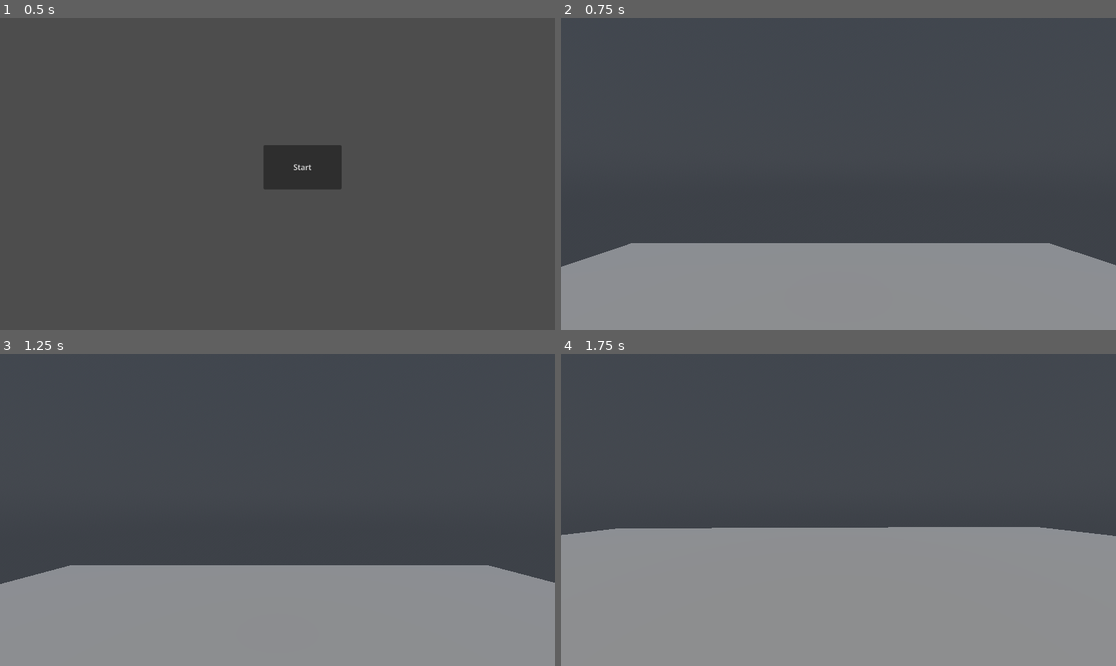
Above: before the commit, frames 1-4 (two rows, left to right).
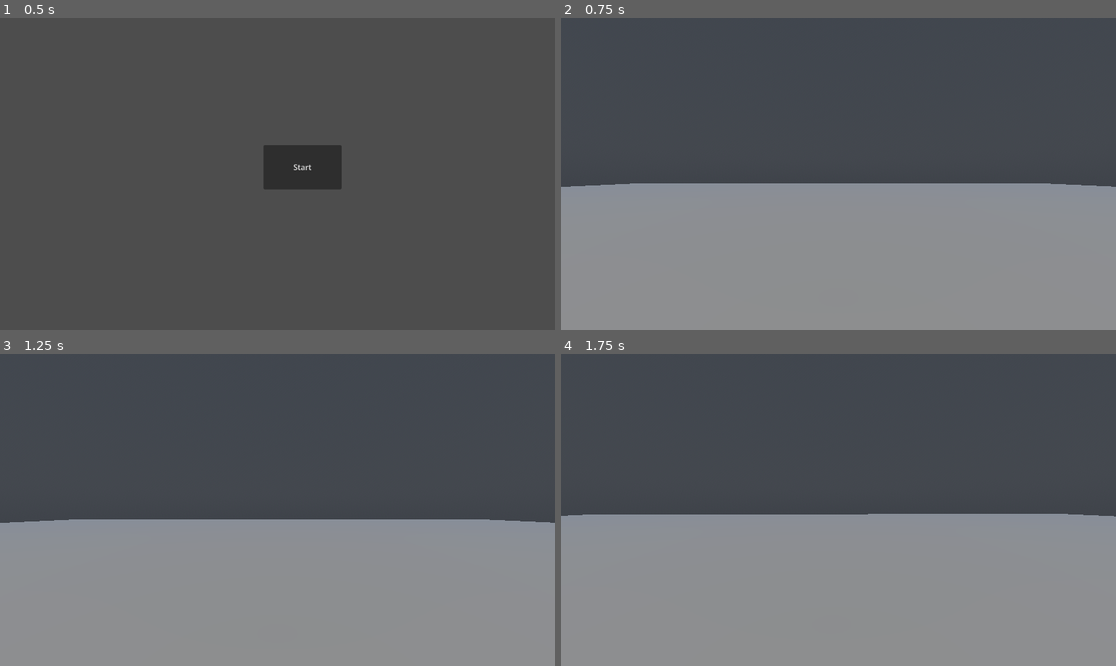
Above: after the commit, the same moments.

Repository: Immagoeat/airshipgame
Game: Godot game, scene res://scenes/mainmenu.tscn
The game is run twice, just before and just after one commit, with the same random seed, the same clock (stepped at 60 frames per second) and the same inputs.
Inputs (mouse positions are in pixels of both pictures, inside the frame that each line leads up to):
- Up to frame 1 (0.5 s): no input
- Up to frame 2 (0.75 s): click "Start" at 0.5 s
- Up to frame 3 (1.25 s): no input
- Up to frame 4 (1.75 s): move the mouse to (866, 510) at 1.27 s; hold W (up) from 1.28 s (still down); hold Shift (shift) from 1.28 s (still down)

Frame 1 is identical in both runs. In frame 2, 20% of the frame differs, in the area x 0-100%, y 53-80%; in frame 3, 15%; in frame 4, 4.6%.

Commit message:
added bobbing

Diff:
--- a/airshipgame/scenes/main.tscn
+++ b/airshipgame/scenes/main.tscn
@@ -4,6 +4,7 @@
 [ext_resource type="Script" uid="uid://gp342a7xwuue" path="res://scripts/filmgrain.gd" id="2_0wfyh"]
 
 [sub_resource type="PhysicsMaterial" id="PhysicsMaterial_o5qli"]
+bounce = 0.1
 
 [sub_resource type="BoxShape3D" id="BoxShape3D_0wfyh"]
 
@@ -19,13 +20,12 @@
 sky = SubResource("Sky_0wfyh")
 ssr_enabled = true
 fog_enabled = true
+fog_density = 0.0409
 fog_sky_affect = 0.196
 volumetric_fog_enabled = true
-volumetric_fog_density = 0.0088
+volumetric_fog_density = 0.1325
 volumetric_fog_anisotropy = 0.01
 volumetric_fog_sky_affect = 0.299
-
-[sub_resource type="CameraAttributesPractical" id="CameraAttributesPractical_o5qli"]
 
 [sub_resource type="CompositorEffect" id="CompositorEffect_0wfyh"]
 resource_local_to_scene = false
@@ -40,26 +40,47 @@
 [sub_resource type="Compositor" id="Compositor_jyhfs"]
 compositor_effects = Array[CompositorEffect]([SubResource("CompositorEffect_0wfyh")])
 
+[sub_resource type="PhysicsMaterial" id="PhysicsMaterial_0wfyh"]
+bounce = 0.3
+absorbent = true
+
+[sub_resource type="BoxShape3D" id="BoxShape3D_sugp2"]
+
+[sub_resource type="StandardMaterial3D" id="StandardMaterial3D_jyhfs"]
+albedo_color = Color(0.3654011, 0.68294597, 0.99754435, 1)
+
+[sub_resource type="BoxMesh" id="BoxMesh_tbgi4"]
+material = SubResource("StandardMaterial3D_jyhfs")
+
 [node name="Main" type="Node3D" unique_id=659049761]
 
 [node name="Player" parent="." unique_id=2088449081 instance=ExtResource("1_o5qli")]
-transform = Transform3D(1, 0, 0, 0, 1, 0, 0, 0, 1, 1.1610885, 39.262165, -0.8653488)
+transform = Transform3D(1, 0, 0, 0, 1, 0, 0, 0, 1, 1.1610885, 31.06539, -0.8653488)
 
-[node name="StaticBody3D" type="StaticBody3D" parent="." unique_id=1568743439]
+[node name="Big Box" type="StaticBody3D" parent="." unique_id=1568743439]
 transform = Transform3D(60, 0, 0, 0, 60, 0, 0, 0, 60, 1.2009768, 0, 0)
 physics_material_override = SubResource("PhysicsMaterial_o5qli")
 
-[node name="CollisionShape3D" type="CollisionShape3D" parent="StaticBody3D" unique_id=1811057056]
+[node name="CollisionShape3D" type="CollisionShape3D" parent="Big Box" unique_id=1811057056]
 shape = SubResource("BoxShape3D_0wfyh")
 
-[node name="MeshInstance3D" type="MeshInstance3D" parent="StaticBody3D/CollisionShape3D" unique_id=1235920450]
+[node name="MeshInstance3D" type="MeshInstance3D" parent="Big Box/CollisionShape3D" unique_id=1235920450]
 transform = Transform3D(1, 0, 0, 0, 1, 0, 0, 0, 1, 0.0038208961, 0, 0)
 mesh = SubResource("BoxMesh_sugp2")
 
 [node name="WorldEnvironment" type="WorldEnvironment" parent="." unique_id=915799016]
 environment = SubResource("Environment_o5qli")
-camera_attributes = SubResource("CameraAttributesPractical_o5qli")
 compositor = SubResource("Compositor_jyhfs")
 
 [node name="DirectionalLight3D" type="DirectionalLight3D" parent="." unique_id=1893734922]
 transform = Transform3D(1, 0, 0, 0, 0.4170106, 0.90890163, 0, -0.90890163, 0.4170106, 0, 299.4047, 0)
+
+[node name="RigidBody3D" type="RigidBody3D" parent="." unique_id=637929381]
+transform = Transform3D(1, 0, 0, 0, 1, 0, 0, 0, 1, 0, 37.807247, 0)
+physics_material_override = SubResource("PhysicsMaterial_0wfyh")
+
+[node name="CollisionShape3D" type="CollisionShape3D" parent="RigidBody3D" unique_id=1246409159]
+shape = SubResource("BoxShape3D_sugp2")
+
+[node name="MeshInstance3D" type="MeshInstance3D" parent="RigidBody3D" unique_id=2058253085]
+mesh = SubResource("BoxMesh_tbgi4")
--- a/airshipgame/scenes/mainmenu.tscn
+++ b/airshipgame/scenes/mainmenu.tscn
@@ -1,6 +1,6 @@
 [gd_scene format=3 uid="uid://mrd0qbdlji5y"]
 
-[ext_resource type="Script" uid="uid://blem7o02gpmey" path="res://button.gd" id="1_5mbse"]
+[ext_resource type="Script" uid="uid://blem7o02gpmey" path="res://scripts/button.gd" id="1_5mbse"]
 
 [node name="Control" type="Control" unique_id=379891389]
 layout_mode = 3
--- a/airshipgame/scenes/player.tscn
+++ b/airshipgame/scenes/player.tscn
@@ -5,6 +5,43 @@
 [sub_resource type="CapsuleShape3D" id="CapsuleShape3D_sh265"]
 
 [sub_resource type="CapsuleMesh" id="CapsuleMesh_sh265"]
+
+[sub_resource type="Animation" id="Animation_3vyb7"]
+length = 0.001
+tracks/0/type = "value"
+tracks/0/imported = false
+tracks/0/enabled = true
+tracks/0/path = NodePath("Camera3D:position")
+tracks/0/interp = 1
+tracks/0/loop_wrap = true
+tracks/0/keys = {
+"times": PackedFloat32Array(0),
+"transitions": PackedFloat32Array(1),
+"update": 0,
+"values": [Vector3(0, 0.38596737, 0)]
+}
+
+[sub_resource type="Animation" id="Animation_g2els"]
+resource_name = "bobbing"
+length = 0.6666667
+tracks/0/type = "value"
+tracks/0/imported = false
+tracks/0/enabled = true
+tracks/0/path = NodePath("Camera3D:position")
+tracks/0/interp = 1
+tracks/0/loop_wrap = true
+tracks/0/keys = {
+"times": PackedFloat32Array(0, 0.33333337, 0.6666667),
+"transitions": PackedFloat32Array(1, 1, 1),
+"update": 0,
+"values": [Vector3(0, 0.38596737, 0), Vector3(0, 0.52816266, 0), Vector3(0, 0.386, 0)]
+}
+
+[sub_resource type="AnimationLibrary" id="AnimationLibrary_qhqgy"]
+_data = {
+&"RESET": SubResource("Animation_3vyb7"),
+&"bobbing": SubResource("Animation_g2els")
+}
 
 [node name="Player" type="CharacterBody3D" unique_id=2088449081]
 script = ExtResource("1_4flbx")
@@ -16,4 +53,10 @@
 mesh = SubResource("CapsuleMesh_sh265")
 
 [node name="Camera3D" type="Camera3D" parent="." unique_id=1704864439]
-transform = Transform3D(1, 0, 0, 0, 1, 0, 0, 0, 1, 0, 0.80323684, 0)
+transform = Transform3D(1, 0, 0, 0, 1, 0, 0, 0, 1, 0, 0.38596737, 0)
+
+[node name="bob" type="AnimationPlayer" parent="." unique_id=2098185812]
+libraries/ = SubResource("AnimationLibrary_qhqgy")
+autoplay = &"bobbing"
+
+[connection signal="mixer_applied" from="bob" to="." method="_on_animation_player_mixer_applied"]
--- a/airshipgame/scripts/player.gd
+++ b/airshipgame/scripts/player.gd
@@ -9,6 +9,7 @@
 var esc_cooldown: bool = false
 
 @onready var camera: Camera3D = $Camera3D
+@onready var anim: AnimationPlayer = $bob
 
 func _ready() -> void:
 	Input.set_mouse_mode(Input.MOUSE_MODE_CAPTURED)
@@ -54,4 +55,14 @@
 		else:
 			pass
 
+	var is_moving = Vector2(velocity.x, velocity.z).length() > 0.1
+	if is_moving and is_on_floor():
+		anim.play("bobbing")
+		# Speed up the animation when running
+		anim.speed_scale = 1.6 if Input.is_action_pressed("shift") else 1.0
+	else:
+		# Smoothly stop bobbing and reset camera position
+		anim.speed_scale = 1.0
+		anim.stop()
+
 	move_and_slide()
Renamed: airshipgame/button.gd -> airshipgame/scripts/button.gd
Renamed: airshipgame/button.gd.uid -> airshipgame/scripts/button.gd.uid
